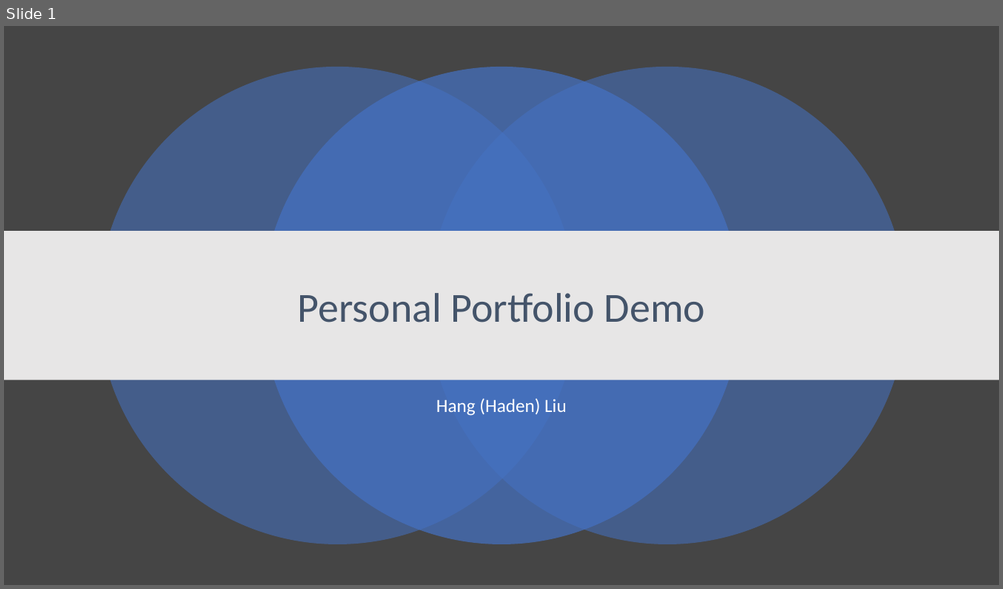
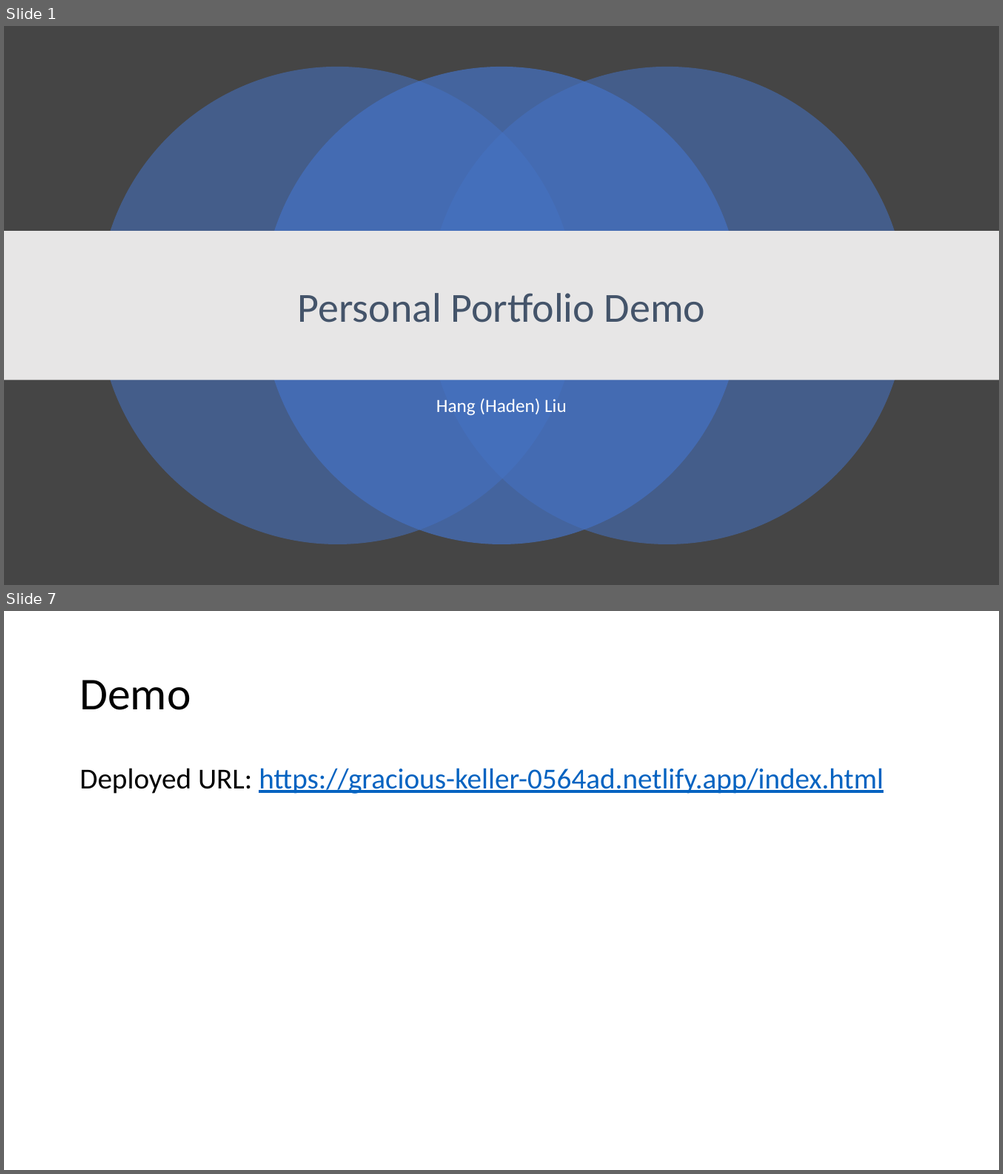
Before and after one commit to haden-liu/Hang-Liu_T1A2, a slide deck: assets/Presentation1.pptx. Shown one above the other, each under a label of ours: slide 1 before the commit, slides 1 and 7 after it; the slides between them are not shown. The pictures are 1003x589 and 1003x1174 pixels, drawn with LibreOffice and Linux fonts; fonts in the diff are those of the drawing. Boxes give left, top, right and bottom in pixels: in the first picture for what was removed or moved away, otherwise in the second. Text is boxed around its words. In the diff, an @@ line names an element or a change of style, - is before the commit and + after.

```diff
--- a/assets/Presentation1.pptx
+++ b/assets/Presentation1.pptx
@@ slide 7 added at bbox=[4, 611, 999, 1170], background #FFFFFF @@
@@ title added at bbox=[79, 680, 190, 710], 44 pt, text #000000 @@
+Demo
@@ text added at bbox=[79, 768, 883, 794], 28 pt, text #0563C1, underline @@
+Deployed URL: https://gracious-keller-0564ad.netlify.app/index.html
```
Also in this commit, not shown: 5 other slides added, 1 slide removed, 2 other files.
